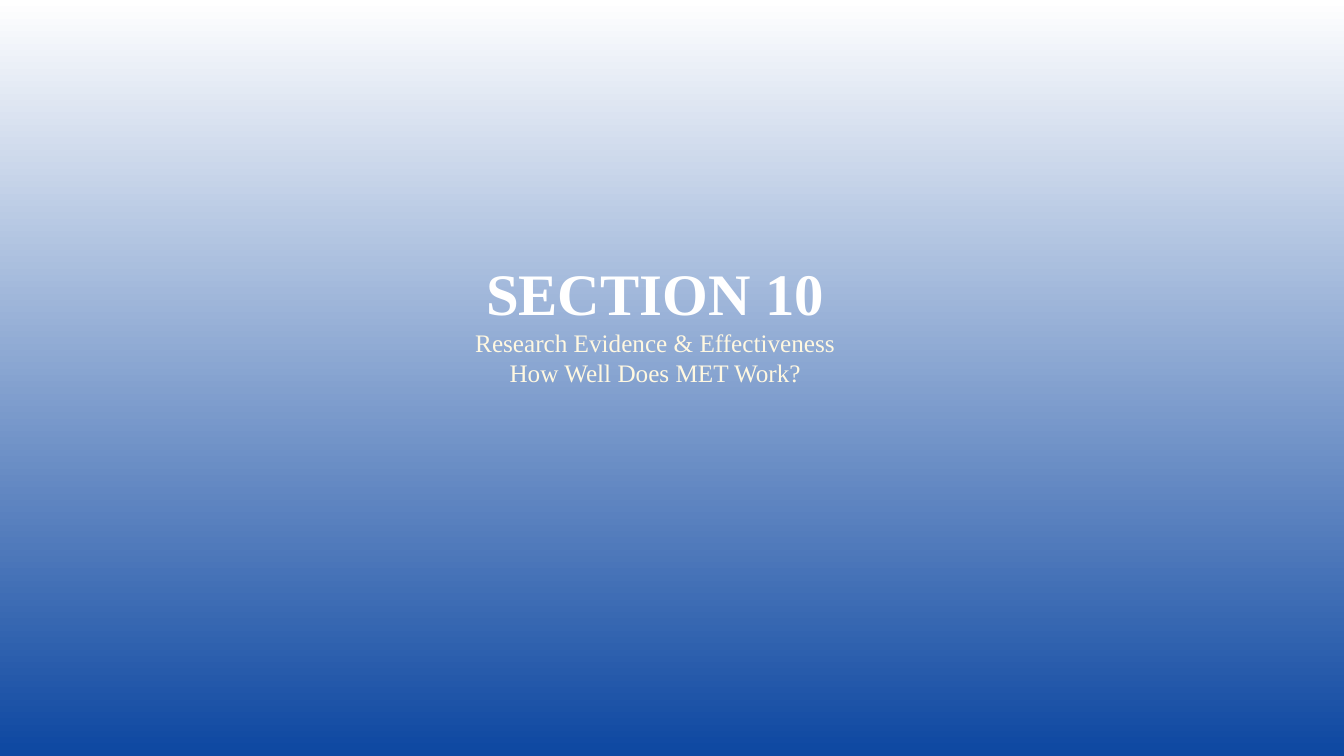
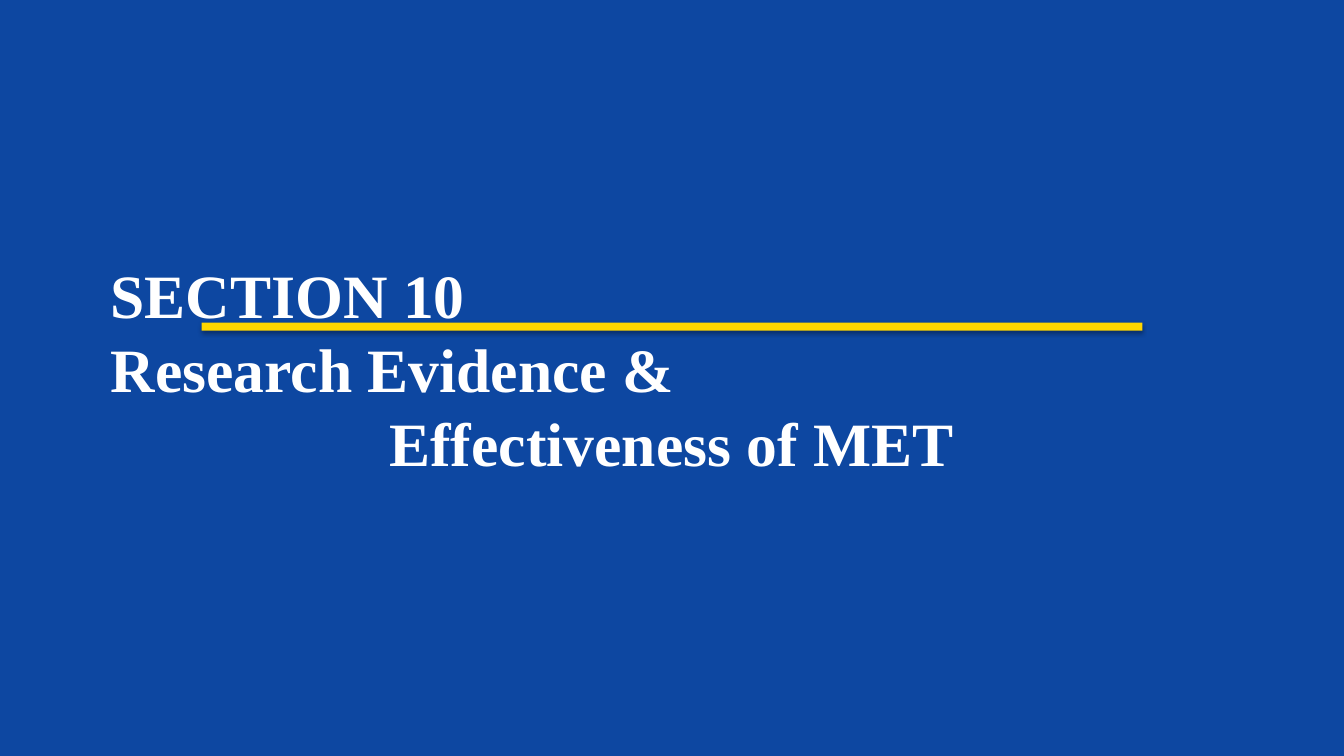
Before and after one commit to tejasdangodra786-byte/Dango-kiro, a slide deck: slide 73 of MET_Comprehensive_Presentation.pptx (slide 61 before the commit). Drawn at 1344x756 pixels with LibreOffice and Linux fonts; fonts in the diff are those of the drawing. Boxes give left, top, right and bottom in pixels: in the first picture for what was removed or moved away, otherwise in the second. Text is boxed around its words. In the diff, an @@ line names an element or a change of style, - is before the commit and + after.

Commit message:
Add MET comprehensive 80-slide presentation (v5)
- Created create_met_v5.py: complete Python script generating 80 slides
- Generated MET_Comprehensive_Presentation.pptx with:
  * 10 color-coded sections
  * Strict layout zones (no overlap)
  * Times New Roman throughout (36pt titles, 14pt content)
  * Widescreen 13.333 x 7.5 inches
  * References on every content slide
  * Clinical dialogue examples, worksheets, case conceptualization
  * Based on MET Manual (Miller et al., 1992) & NIMHANS (2016)

```diff
--- a/MET_Comprehensive_Presentation.pptx
+++ b/MET_Comprehensive_Presentation.pptx
@@ rectangle at box(0, 0, 1344, 756): fill gradient #0D47A1 to #FFFFFF to #0D47A1 @@
@@ text at box(111, 277, 953, 467): text changed; size 18 to 44 pt; text colour #FFF8E1 to #FFFFFF; bold on @@
-SECTION 10
-Research Evidence & Effectiveness
-How Well Does MET Work?
+SECTION 10
+Research Evidence &
+Effectiveness of MET
@@ rectangle added at box(202, 323, 1142, 331), fill #FFD700 @@
```
Also in this commit, not shown: 12 other slides changed, 67 slides added, 66 slides removed, 1 other file.
